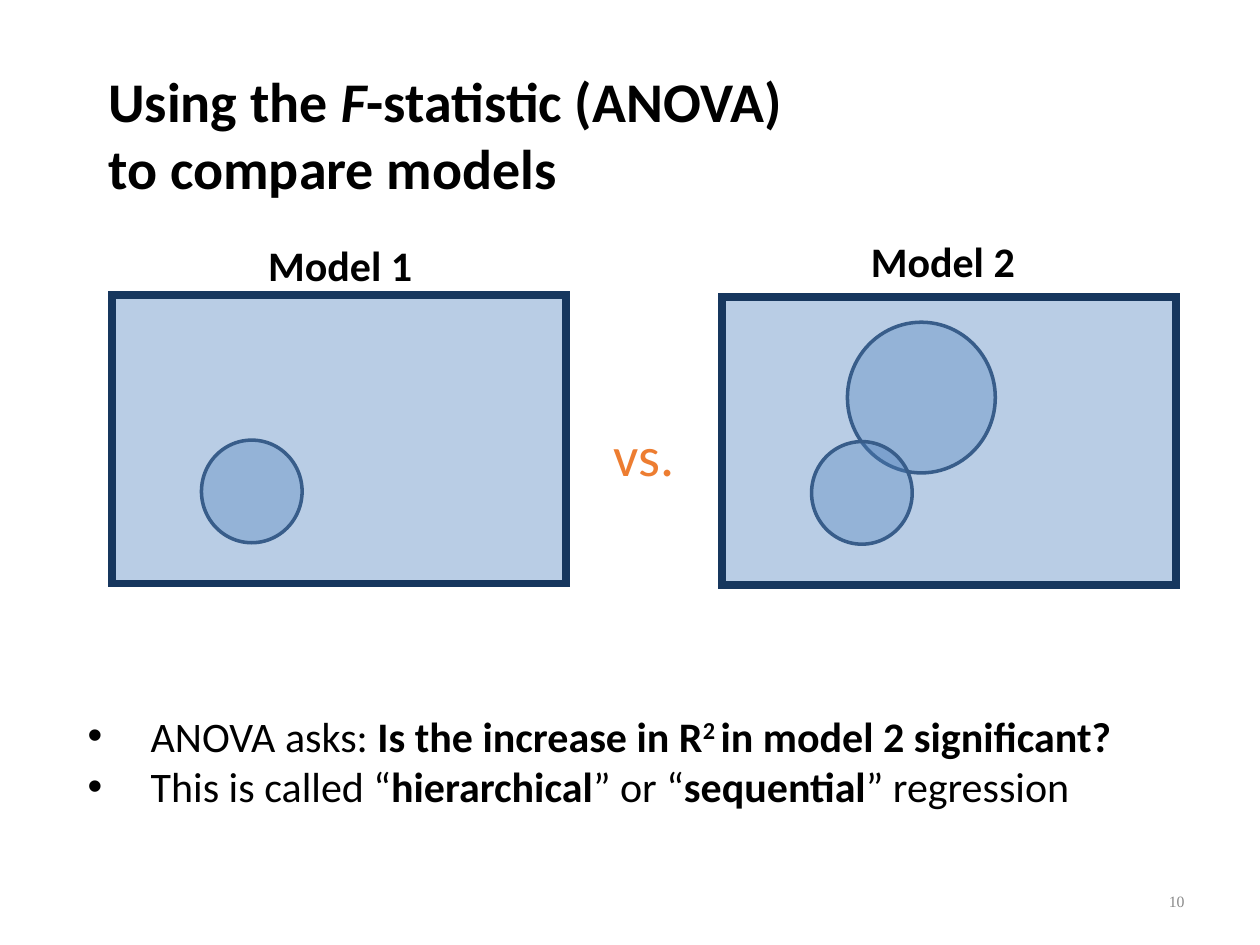
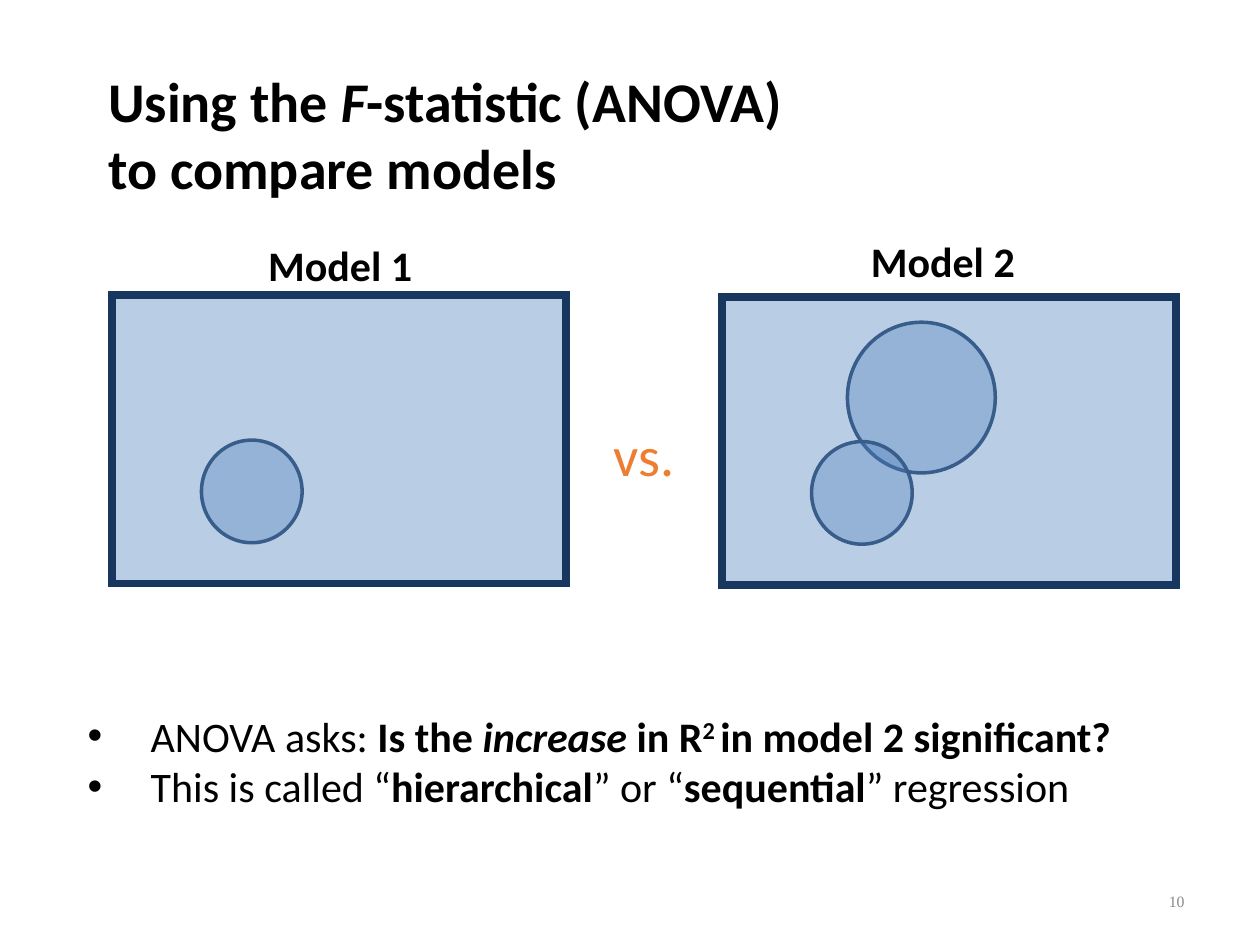
Before and after one commit to chrisjberry/datafluencyCB, a slide deck: slide 10 of docs/slides/regression2-chris.ppt. Drawn at 1260x945 pixels with LibreOffice and Linux fonts; fonts in the diff are those of the drawing. Boxes give left, top, right and bottom in pixels: in the first picture for what was removed or moved away, otherwise in the second. Text is boxed around its words. In the diff, an @@ line names an element or a change of style, - is before the commit and + after.

```diff
--- a/docs/slides/regression2-chris.ppt
+++ b/docs/slides/regression2-chris.ppt
@@ text at [151, 722, 1111, 759]: italic on in "increase" @@
```
Also in this commit, not shown: 5 other slides changed, 1 other file.
